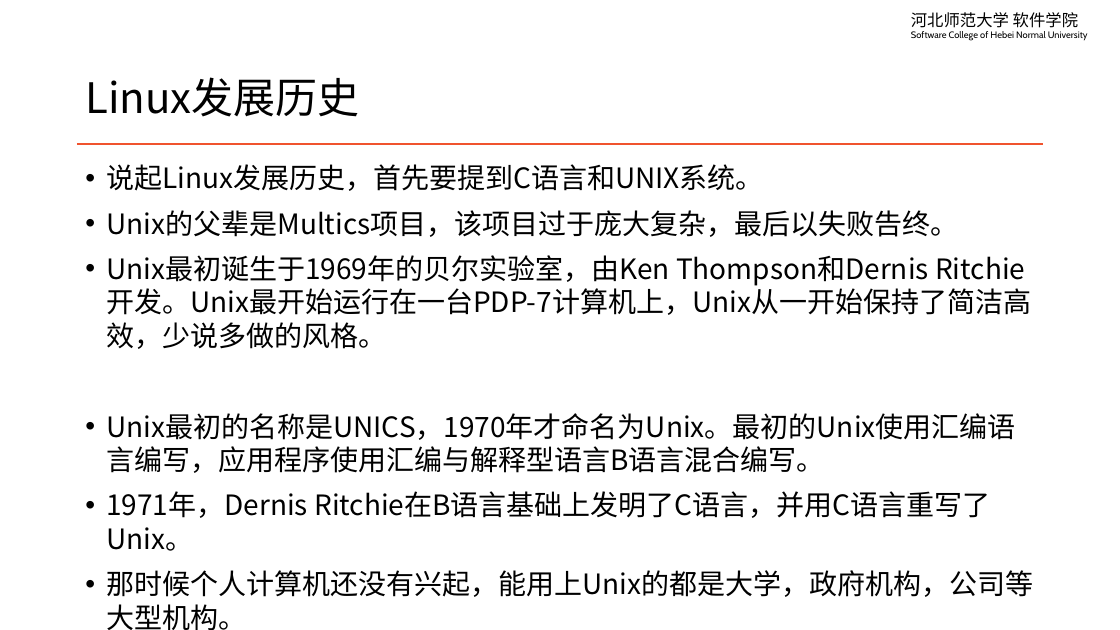
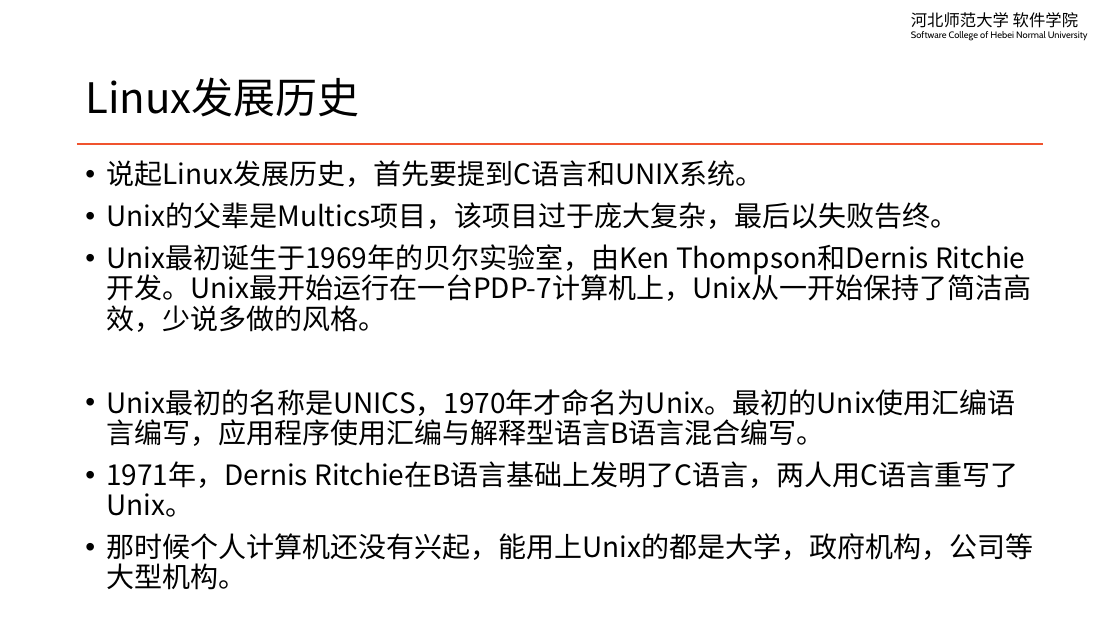
Before and after one commit to edu2act/course-linux-system, a slide deck: slide 3 of materials/slides/ch01-linux-history-and-install.pptx. Drawn at 1120x630 pixels with LibreOffice and Linux fonts; fonts in the diff are those of the drawing. Boxes give left, top, right and bottom in pixels: in the first picture for what was removed or moved away, otherwise in the second. Text is boxed around its words. In the diff, an @@ line names an element or a change of style, - is before the commit and + after.

```diff
--- a/materials/slides/ch01-linux-history-and-install.pptx
+++ b/materials/slides/ch01-linux-history-and-install.pptx
@@ text at box(106, 160, 1033, 590): line spacing 1 to 0.9 @@
@@ text at box(106, 461, 1018, 517): text changed @@
-• 1971年，Dernis Ritchie在B语言基础上发明了C语言，并用C语言重写了Unix。
+• 1971年，Dernis Ritchie在B语言基础上发明了C语言，两人用C语言重写了Unix。
```
Also in this commit, not shown: 1 other slide changed, 6 other files.
